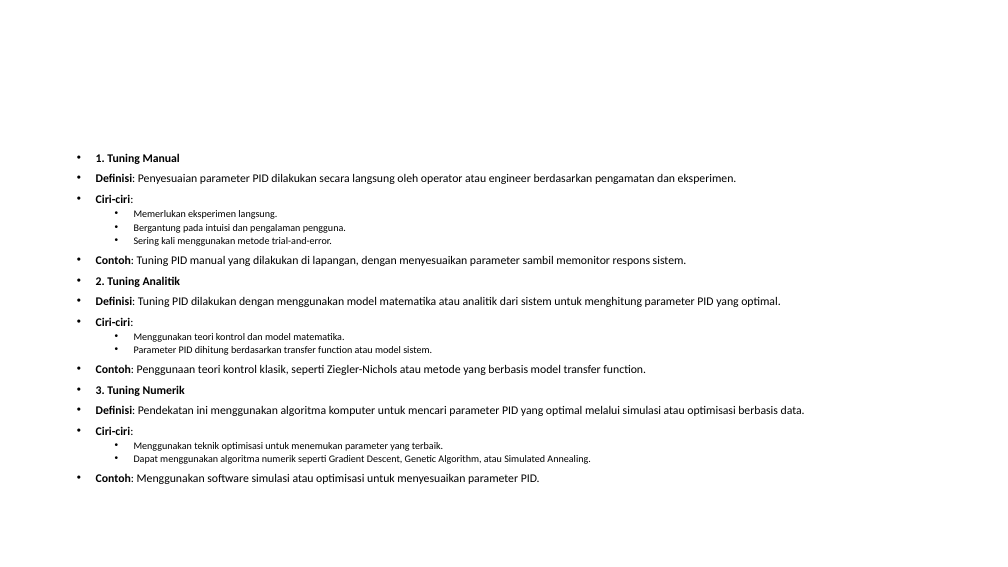
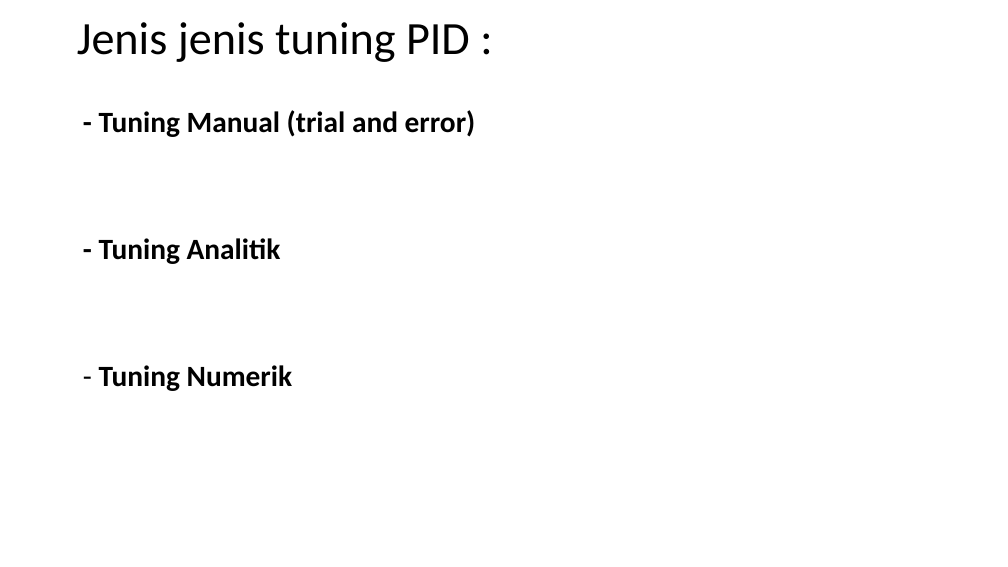
Before and after one commit to muhammadhusni777/kelasrobot_pid, a slide deck: slide 29 of ppt.pptx (slide 25 before the commit). Drawn at 1008x567 pixels with LibreOffice and Linux fonts; fonts in the diff are those of the drawing. Boxes give left, top, right and bottom in pixels: in the first picture for what was removed or moved away, otherwise in the second. Text is boxed around its words. In the diff, an @@ line names an element or a change of style, - is before the commit and + after.

```diff
--- a/ppt.pptx
+++ b/ppt.pptx
@@ title added at box(77, 22, 470, 62), 44 pt, text #000000 @@
+Jenis jenis tuning PID :
@@ text at box(99, 110, 476, 391): text changed; size 11.2 to 28 pt; bold on @@
-• 1. Tuning Manual
-• Definisi: Penyesuaian parameter PID dilakukan secara langsung oleh operator atau engineer berdasarkan pengamatan dan eksperimen.
-• Ciri-ciri:
-  • Memerlukan eksperimen langsung.
-  • Bergantung pada intuisi dan pengalaman pengguna.
-  • Sering kali menggunakan metode trial-and-error.
-• Contoh: Tuning PID manual yang dilakukan di lapangan, dengan menyesuaikan parameter sambil memonitor respons sistem.
-• 2. Tuning Analitik
-• Definisi: Tuning PID dilakukan dengan menggunakan model matematika atau analitik dari sistem untuk menghitung parameter PID yang optimal.
-• Ciri-ciri:
-  • Menggunakan teori kontrol dan model matematika.
-  • Parameter PID dihitung berdasarkan transfer function atau model sistem.
-• Contoh: Penggunaan teori kontrol klasik, seperti Ziegler-Nichols atau metode yang berbasis model transfer function.
-• 3. Tuning Numerik
-• Definisi: Pendekatan ini menggunakan algoritma komputer untuk mencari parameter PID yang optimal melalui simulasi atau optimisasi berbasis data.
-• Ciri-ciri:
-  • Menggunakan teknik optimisasi untuk menemukan parameter yang terbaik.
-  • Dapat menggunakan algoritma numerik seperti Gradient Descent, Genetic Algorithm, atau Simulated Annealing.
-• Contoh: Menggunakan software simulasi atau optimisasi untuk menyesuaikan parameter PID.
+- Tuning Manual (trial and error)
+- Tuning Analitik
+- Tuning Numerik
```
Also in this commit, not shown: 8 other slides changed, 7 slides added, 2 slides removed, 4 other files.
